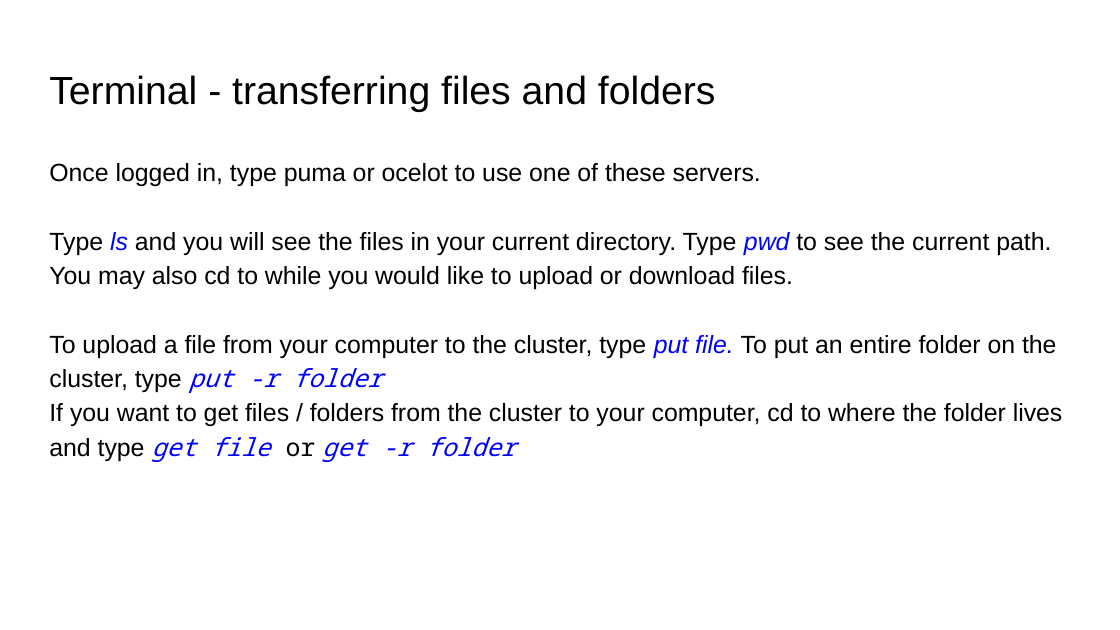
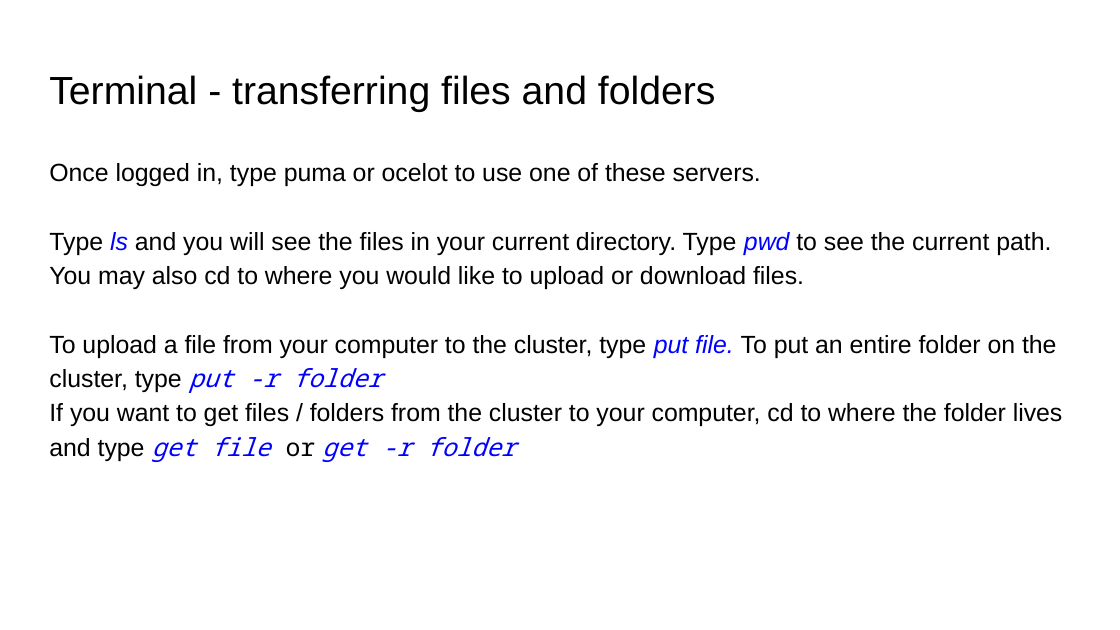
Before and after one commit to fairyflies9/IBAMR-Tutorials, a slide deck: slide 10 of UA Tutorials/UAClusterIb2dIBAMR.pptx (slide 8 before the commit). Drawn at 1120x630 pixels with LibreOffice and Linux fonts; fonts in the diff are those of the drawing. Boxes give left, top, right and bottom in pixels: in the first picture for what was removed or moved away, otherwise in the second. Text is boxed around its words. In the diff, an @@ line names an element or a change of style, - is before the commit and + after.

```diff
--- a/UA Tutorials/UAClusterIb2dIBAMR.pptx
+++ b/UA Tutorials/UAClusterIb2dIBAMR.pptx
@@ text at [49,232,1051,289]: text changed @@
-Type ls and you will see the files in your current directory. Type pwd to see the current path. You may also cd to while you would like to upload or download files.
+Type ls and you will see the files in your current directory. Type pwd to see the current path. You may also cd to where you would like to upload or download files.
```
Also in this commit, not shown: 2 other slides changed, 2 slides added.
